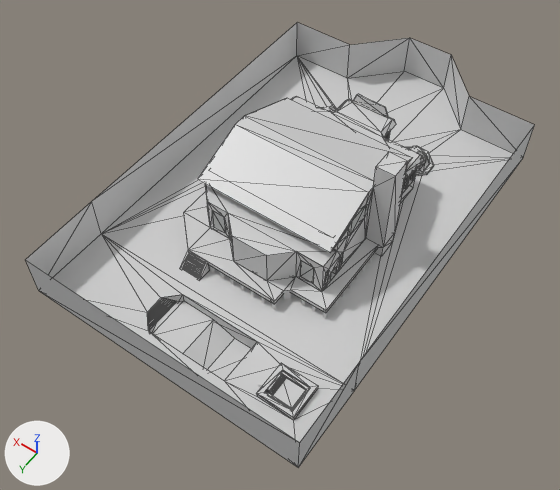
The COLLADA model SlumberParty/house.dae: old version first, new version second.
The view is the same before and after, from a 50 mm lens placed at (-1.16, 2.07, 2.38), pointed at (-0.04, 0.49, -0.1). Lighting does not change. The marker at lower left points along +X, +Y and +Z. Mesh edges are drawn as thin lines on the coarser meshes. Where no turn or scale is listed for an object, it has been applied to the vertices. Vertices at the same position are counted once.

Script lines for the objects in view, before the commit:
```python
me_mesh1513493504_006 = bpy.data.meshes.new('mesh1513493504.006')
me_mesh1513493504_006.from_pydata(...)  # 31 vertices, 35 faces; spans x -0.63..0.6, y -0.76..0.86, z -0.11
me_mesh1513493504_006.materials.append(mat_2)  # light grey #d1d1d1
me_mesh1513493504_008 = bpy.data.meshes.new('mesh1513493504.008')
me_mesh1513493504_008.from_pydata(...)  # 14 vertices, 16 faces; spans x -0.627..0.603, y 0.861..1.211, z -0.11
me_mesh1513493504_008.materials.append(mat_2)  # light grey #d1d1d1
me_mesh249858546_009 = bpy.data.meshes.new('mesh249858546.009')
me_mesh249858546_009.from_pydata(...)  # 104 vertices, 60 faces; spans x -0.317..0.303, y 0.011..0.611, z -0.03..0.19
me_mesh249858546_009.materials.append(mat_mat24)  # white #f6f9f8
me_wall = bpy.data.meshes.new('wall')
me_wall.from_pydata(...)  # 20 vertices, 20 faces; spans x -0.63..0.6, y -0.76..1.21, z -0.11..0.09
me_wall.materials.append(mat_wall)  # light grey #d1d1d1
ob_grass = bpy.data.objects.new('grass', me_mesh1513493504_006)
ob_grass.location = (0.0, 0.0, 0.0)
ob_ground = bpy.data.objects.new('ground', me_mesh1513493504_008)
ob_ground.location = (0.0, 0.0, 0.0)
ob_wall = bpy.data.objects.new('wall', me_wall)
ob_wall.location = (0.0, 0.0, 0.0)
ob_windows = bpy.data.objects.new('windows', me_mesh249858546_009)
ob_windows.location = (0.0, 0.0, 0.0)
# also in view: 'deckTop' at (-0.01, 0.52, -0.06); 'deckLegs' at (-0.01, 0.52, -0.08); 'roofFlat' at (-0.01, 0.23, 0.17); 'pool' at (-0.16, 1.0, -0.14); 'poolTiles' at (-0.1, 0.4, -0.15)
```
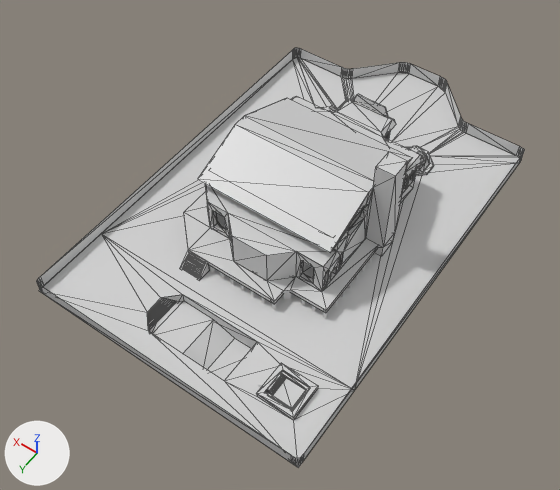
Pixel boxes [x1, y1, x2, y2] of what changed, in the pictures (560 x 490 px):
'grass', reshaped: before [101, 56, 513, 383]; after [101, 57, 519, 388]
'wall', reshaped (6% shorter): before [25, 22, 535, 468]; after [37, 48, 524, 465]
'windows', deleted: before [212, 205, 368, 284]
part 1 of me_mesh1513493504_006, built on: before [102, 56, 513, 351]; after [102, 57, 519, 379]

The change in detail:
me_mesh1513493504_006 is used by ob_grass; location (0.0, 0.0, 0.0).
me_mesh1513493504_006 had 31 vertices, 35 faces and spanned x -0.63..0.6, y -0.76..0.86, z -0.11.
me_mesh1513493504_006 now has 69 vertices, 73 faces and spans x -0.63..0.6, y -0.76..0.86, z -0.11.
Part 1, on me_mesh1513493504_006:
3 vertices are removed from x -0.63..0.6, y -0.76..-0.55, z -0.11.
17 faces are deleted.
1 vertex moves from x 0.1, y -0.76, z -0.11 to x 0.3, y -0.55, z -0.11.
41 vertices are added at x -0.63..0.6, y -0.76..-0.51, z -0.11.
55 new faces join them.
me_wall is used by ob_wall; location (0.0, 0.0, 0.0).
me_wall had 20 vertices, 20 faces and spanned x -0.63..0.6, y -0.76..1.21, z -0.11..0.09.
me_wall no longer uses material mat_wall (light grey #d1d1d1).
me_wall now has 112 vertices, 112 faces and spans x -0.63..0.6, y -0.76..1.21, z -0.11..-0.05.
Part 2, on me_wall:
17 vertices are removed from x -0.63..0.6, y -0.76..1.21, z -0.11..0.09.
20 faces are deleted.
1 vertex moves within x 0.3, y -0.55, z -0.11.
57 vertices are added at x -0.63..0.6, y -0.76..1.21, z -0.11..-0.05.
52 new vertices lie (0.0, 0.0, 0.06) away from vertices in x -0.63..0.6, y -0.76..1.21, z -0.11.
112 new faces join them.
me_wall now uses material mat_2 (light grey #d1d1d1).
Object 'windows' (ob_windows) is deleted.
